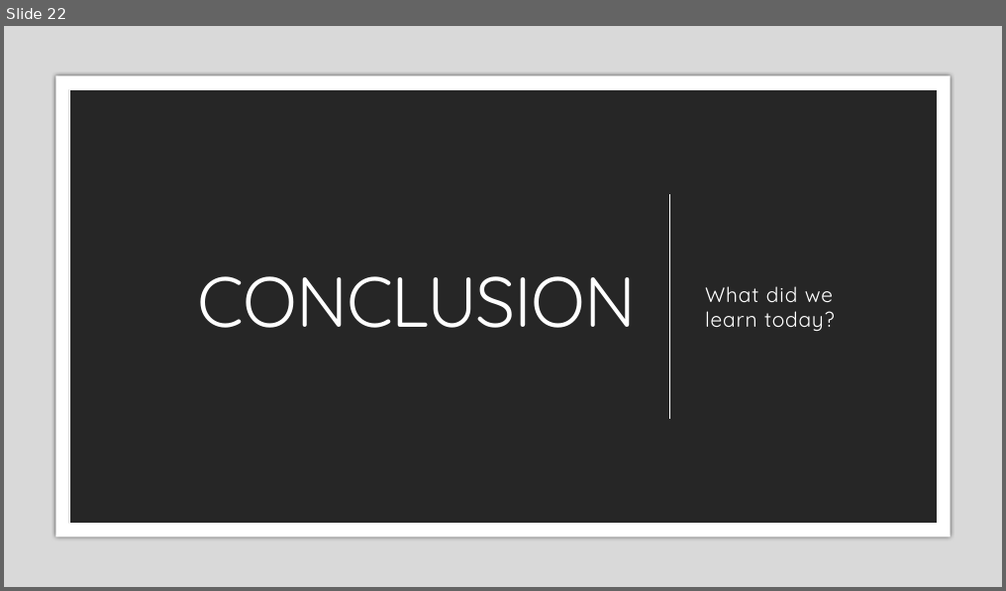
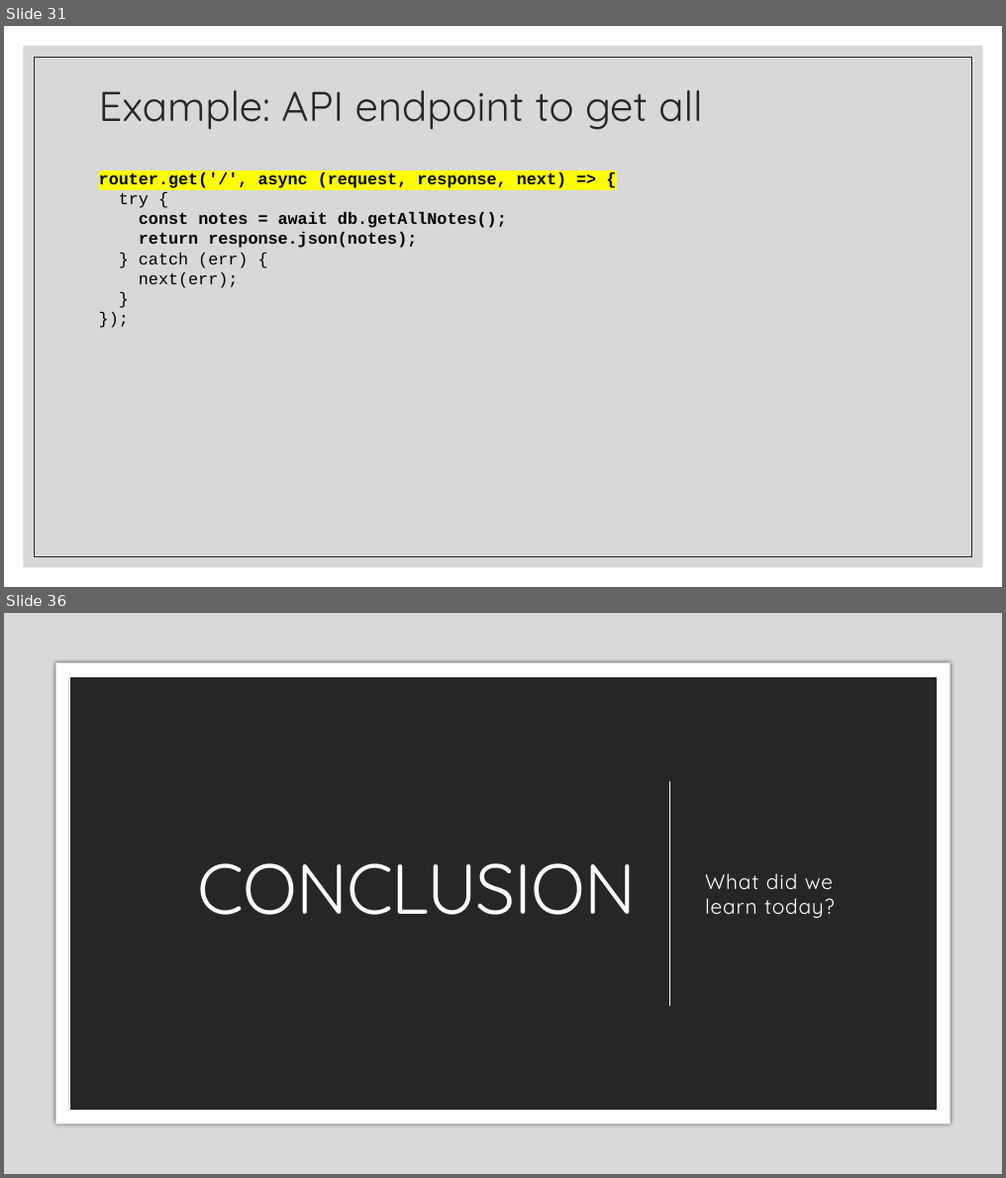
Before and after one commit to zackstotts/base-node-curriculum, a slide deck: unit_03/slides/02 MongoDB & Node.pptx. Shown one above the other, each under a label of ours: slide 22 before the commit, slides 31 and 36 after it; the slides between them are not shown. The pictures are 1006x591 and 1006x1178 pixels, drawn with LibreOffice and Linux fonts; fonts in the diff are those of the drawing. Boxes give left, top, right and bottom in pixels: in the first picture for what was removed or moved away, otherwise in the second. Text is boxed around its words. In the diff, an @@ line names an element or a change of style, - is before the commit and + after.

```diff
--- a/unit_03/slides/02 MongoDB & Node.pptx
+++ b/unit_03/slides/02 MongoDB & Node.pptx
@@ slide 31 added at (4,26,1002,587), background #FFFFFF @@
@@ rectangle added at (24,46,983,568), fill #BFBFBF at 60% opacity @@
@@ rectangle added at (35,57,972,557), outline #262626 0.5 pt @@
@@ title added at (99,90,703,130), 40 pt, text #262626 @@
+Example: API endpoint to get all
@@ text added at (99,172,566,288), 16 pt, text #000000, bold @@
+router.get('/', async (request, response, next) => {
+try {
+const notes = await db.getAllNotes();
+return response.json(notes);
+} catch (err) {
+next(err);
+}
+});
@@ what was slide 22 is now slide 36 @@
```
Also in this commit, not shown: 7 slides changed, 14 other slides added, 1 slide removed.
